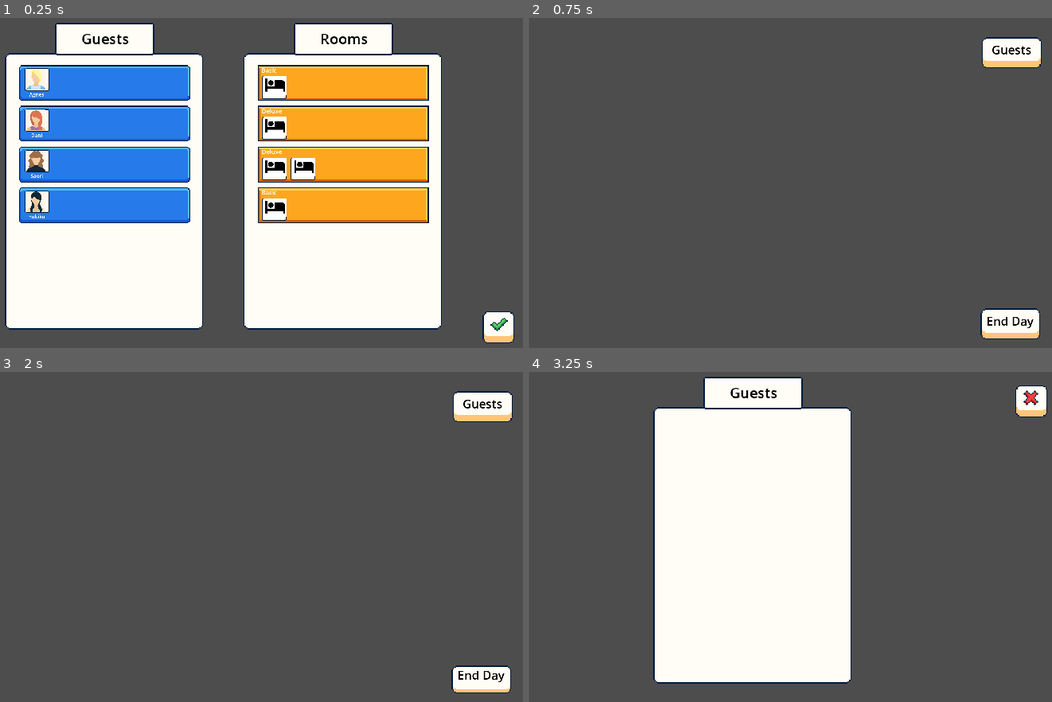
Above: before the commit, frames 1-4 (two rows, left to right).
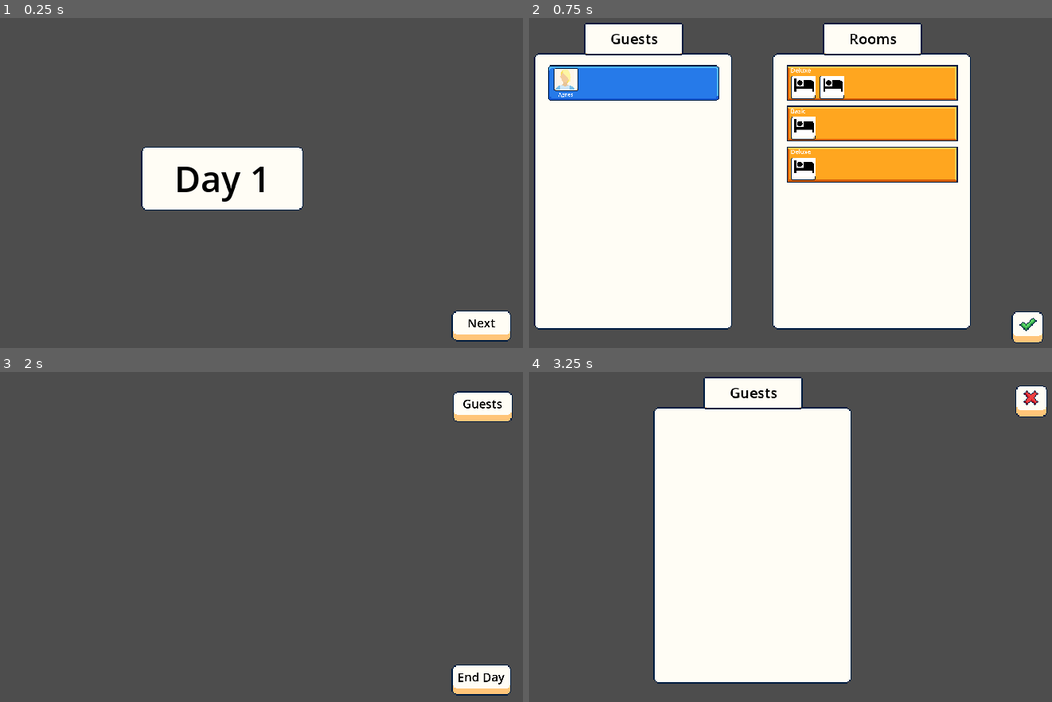
Above: after the commit, the same moments.

Repository: cmclaudet/Hot-Spring-Game
Game: Godot game, scene res://Scenes/main.tscn
The game is run twice, just before and just after one commit, with the same random seed, the same clock (stepped at 60 frames per second) and the same inputs.
Inputs (mouse positions are in pixels of both pictures, inside the frame that each line leads up to):
- Up to frame 1 (0.25 s): no input
- Up to frame 2 (0.75 s): click (1025, 328) at 0.52 s
- Up to frame 3 (2 s): click (496, 682) at 1.27 s
- Up to frame 4 (3.25 s): tap Enter at 2 s; move the mouse to (1010, 408) at 2.02 s; click (1010, 408) at 2.17 s; tap Space at 2.75 s; move the mouse to (623, 563) at 2.77 s; click (623, 563) at 2.92 s

The runs differ from the first frame. In frame 1, 68% of the frame differs, in the area x 0-99%, y 1-99%; in frame 2, 69%; in frame 3, 0.3%; in frame 4, nothing differs.

Commit message:
Add end day button and created multiple day resourcers

Diff:
--- /dev/null
+++ b/Resources/Days/day_1.tres
@@ -0,0 +1,8 @@
+[gd_resource type="Resource" script_class="Day" load_steps=3 format=3 uid="uid://xsrw4aw6cvy4"]
+
+[ext_resource type="Resource" uid="uid://dcd2ghokpc55g" path="res://Resources/Guests/guest_agnes.tres" id="1_6ctat"]
+[ext_resource type="Script" path="res://Scripts/Resources/day.gd" id="1_eg32m"]
+
+[resource]
+script = ExtResource("1_eg32m")
+guests = Array[Resource("res://Scripts/Resources/guest.gd")]([ExtResource("1_6ctat")])
--- /dev/null
+++ b/Resources/Days/day_2.tres
@@ -0,0 +1,9 @@
+[gd_resource type="Resource" script_class="Day" load_steps=4 format=3 uid="uid://cp4g4fvjxf5d4"]
+
+[ext_resource type="Script" path="res://Scripts/Resources/day.gd" id="1_gdmv6"]
+[ext_resource type="Resource" uid="uid://dagphopk3aa38" path="res://Resources/Guests/guest_dani.tres" id="1_sarh5"]
+[ext_resource type="Resource" uid="uid://dovoge8x8twkg" path="res://Resources/Guests/guest_saori.tres" id="2_5dclj"]
+
+[resource]
+script = ExtResource("1_gdmv6")
+guests = Array[Resource("res://Scripts/Resources/guest.gd")]([ExtResource("1_sarh5"), ExtResource("2_5dclj")])
--- /dev/null
+++ b/Resources/Days/day_3.tres
@@ -0,0 +1,8 @@
+[gd_resource type="Resource" script_class="Day" load_steps=3 format=3 uid="uid://bltygcod5c8u8"]
+
+[ext_resource type="Script" path="res://Scripts/Resources/day.gd" id="1_fsa6k"]
+[ext_resource type="Resource" uid="uid://bt6tp45rwoatv" path="res://Resources/Guests/guest_yukiko.tres" id="1_ixe6j"]
+
+[resource]
+script = ExtResource("1_fsa6k")
+guests = Array[Resource("res://Scripts/Resources/guest.gd")]([ExtResource("1_ixe6j")])
--- a/Scenes/Matching/matching.tscn
+++ b/Scenes/Matching/matching.tscn
@@ -1,14 +1,7 @@
-[gd_scene load_steps=14 format=3 uid="uid://da0jok8d622mq"]
+[gd_scene load_steps=7 format=3 uid="uid://da0jok8d622mq"]
 
 [ext_resource type="Script" path="res://Scripts/Matching/matching.gd" id="1_1wlxi"]
 [ext_resource type="PackedScene" uid="uid://dh1c6bd54stoo" path="res://Scenes/Matching/book_page.tscn" id="1_t234y"]
-[ext_resource type="Resource" uid="uid://dcd2ghokpc55g" path="res://Resources/Guests/guest_agnes.tres" id="2_4cswh"]
-[ext_resource type="Resource" uid="uid://dovoge8x8twkg" path="res://Resources/Guests/guest_saori.tres" id="2_yuwi7"]
-[ext_resource type="Resource" uid="uid://dagphopk3aa38" path="res://Resources/Guests/guest_dani.tres" id="3_gcwb8"]
-[ext_resource type="Resource" uid="uid://bt6tp45rwoatv" path="res://Resources/Guests/guest_yukiko.tres" id="4_q4orv"]
-[ext_resource type="Resource" uid="uid://mf8m1v1fmebc" path="res://Resources/Rooms/room_single_basic.tres" id="6_iplid"]
-[ext_resource type="Resource" uid="uid://vyk7knu378vy" path="res://Resources/Rooms/room_double_deluxe.tres" id="7_7rjm4"]
-[ext_resource type="Resource" uid="uid://pcwjypr160va" path="res://Resources/Rooms/room_queen_deluxe.tres" id="8_84h6a"]
 [ext_resource type="Texture2D" uid="uid://dxvxq6apw2xmu" path="res://Art/Complete_GUI_Essential_Pack_Free_Version/01_Basic_Collection/01_Flat_Theme/Sprites/UI_Flat_Button_Small_Release_02a4.png" id="11_2wyrs"]
 [ext_resource type="Texture2D" uid="uid://btg836gwpfg8a" path="res://Art/Complete_GUI_Essential_Pack_Free_Version/01_Basic_Collection/01_Flat_Theme/Sprites/UI_Flat_Button_Small_Press_02a2.png" id="13_3et5f"]
 [ext_resource type="Texture2D" uid="uid://d0544mtup7b3n" path="res://Art/Complete_GUI_Essential_Pack_Free_Version/01_Basic_Collection/01_Flat_Theme/Sprites/UI_Flat_Button_Small_Release_02a1.png" id="13_si5sg"]
@@ -23,8 +16,6 @@
 grow_horizontal = 2
 grow_vertical = 2
 script = ExtResource("1_1wlxi")
-guests = Array[Resource("res://Scripts/Resources/guest.gd")]([ExtResource("2_4cswh"), ExtResource("3_gcwb8"), ExtResource("2_yuwi7"), ExtResource("4_q4orv")])
-rooms = Array[Resource("res://Scripts/Resources/room.gd")]([ExtResource("6_iplid"), ExtResource("7_7rjm4"), ExtResource("8_84h6a"), ExtResource("6_iplid")])
 guest_container = NodePath("BookPageGuest/TextureRect/ScrollContainer/VBoxContainer")
 room_container = NodePath("BookPageRooms/TextureRect/ScrollContainer/VBoxContainer")
 
--- /dev/null
+++ b/Scenes/day_intro.tscn
@@ -0,0 +1,76 @@
+[gd_scene load_steps=5 format=3 uid="uid://cvp05o02d0crn"]
+
+[ext_resource type="Texture2D" uid="uid://c0xxnbxl8lnkn" path="res://Art/Complete_GUI_Essential_Pack_Free_Version/01_Basic_Collection/01_Flat_Theme/Sprites/UI_Flat_Button_Medium_Lock_02a3.png" id="1_qfpva"]
+[ext_resource type="Script" path="res://Scripts/day_intro.gd" id="1_sap5x"]
+[ext_resource type="PackedScene" uid="uid://clottyp36sw47" path="res://Scenes/Shared/ui_button_text.tscn" id="2_ynkh2"]
+
+[sub_resource type="LabelSettings" id="LabelSettings_p2ev7"]
+font_size = 36
+font_color = Color(0, 0, 0, 1)
+
+[node name="DayIntro" type="Control" node_paths=PackedStringArray("day_text")]
+layout_mode = 3
+anchor_left = -0.5
+anchor_top = -0.5
+anchor_right = 0.5
+anchor_bottom = 0.5
+grow_horizontal = 2
+grow_vertical = 2
+script = ExtResource("1_sap5x")
+day_text = NodePath("NinePatchRect/Label")
+
+[node name="NinePatchRect" type="NinePatchRect" parent="."]
+layout_mode = 1
+anchors_preset = 8
+anchor_left = 0.5
+anchor_top = 0.5
+anchor_right = 0.5
+anchor_bottom = 0.5
+offset_left = -82.0
+offset_top = -45.0
+offset_right = 81.0
+offset_bottom = 19.0
+grow_horizontal = 2
+grow_vertical = 2
+texture = ExtResource("1_qfpva")
+region_rect = Rect2(0, 6, 64, 26)
+patch_margin_left = 5
+patch_margin_top = 5
+patch_margin_right = 5
+patch_margin_bottom = 5
+
+[node name="Label" type="Label" parent="NinePatchRect"]
+layout_mode = 1
+anchors_preset = 8
+anchor_left = 0.5
+anchor_top = 0.5
+anchor_right = 0.5
+anchor_bottom = 0.5
+offset_left = -72.0
+offset_top = -25.0
+offset_right = 72.0
+offset_bottom = 25.0
+grow_horizontal = 2
+grow_vertical = 2
+text = "Day 1"
+label_settings = SubResource("LabelSettings_p2ev7")
+horizontal_alignment = 1
+vertical_alignment = 1
+
+[node name="NextUiButton" parent="." instance=ExtResource("2_ynkh2")]
+layout_mode = 1
+anchors_preset = 3
+anchor_top = 1.0
+anchor_bottom = 1.0
+offset_left = -90.0
+offset_top = -60.0
+offset_right = -30.0
+offset_bottom = -29.0
+grow_vertical = 0
+
+[node name="Label" parent="NextUiButton/Button" index="0"]
+text = "Next"
+
+[connection signal="button_selected" from="NextUiButton/Button" to="." method="_on_button_button_selected"]
+
+[editable path="NextUiButton"]
--- a/Scenes/main.tscn
+++ b/Scenes/main.tscn
@@ -5,8 +5,9 @@
 [ext_resource type="Script" path="res://Scripts/button_open_guest_ui.gd" id="5_l5yd0"]
 [ext_resource type="Script" path="res://Scripts/button_end_day.gd" id="6_mlxts"]
 
-[node name="Main" type="Node2D"]
+[node name="Main" type="Node2D" node_paths=PackedStringArray("ui_container")]
 script = ExtResource("1_db02v")
+ui_container = NodePath("Control")
 
 [node name="Control" type="Control" parent="."]
 layout_mode = 3
@@ -29,9 +30,9 @@
 anchor_top = 1.0
 anchor_bottom = 1.0
 offset_left = -90.0
-offset_top = -62.0
+offset_top = -60.0
 offset_right = -30.0
-offset_bottom = -31.0
+offset_bottom = -29.0
 grow_vertical = 0
 script = ExtResource("6_mlxts")
 button = NodePath("Button")
@@ -49,5 +50,7 @@
 
 [node name="Camera2D" type="Camera2D" parent="."]
 
+[connection signal="signal_end_day" from="Control/EndDayUiButton" to="." method="_on_end_day_ui_button_signal_end_day"]
+
 [editable path="Control/GuestOpenUiButton"]
 [editable path="Control/EndDayUiButton"]
--- a/Scripts/Matching/matching.gd
+++ b/Scripts/Matching/matching.gd
@@ -2,8 +2,6 @@
 
 signal matching_complete()
 
-@export var guests : Array[Guest]
-@export var rooms : Array[Room]
 @export var guest_container : BoxContainer
 @export var room_container : BoxContainer
 
@@ -16,7 +14,7 @@
 
 var lines : Array[Line2D]
 
-func _ready():
+func init(guests : Array[Guest], rooms : Array[Room]):
 	for guest in guests:
 		var guest_panel = guest_panel_scene.instantiate()
 		guest_panel.init(guest)
--- /dev/null
+++ b/Scripts/Resources/day.gd
@@ -0,0 +1,3 @@
+class_name Day extends Resource
+
+@export var guests : Array[Guest]
--- /dev/null
+++ b/Scripts/Util/signal_util.gd
@@ -0,0 +1,6 @@
+class_name SignalUtil
+
+static func disconnect_all_signals(object : Object, obj_signal : Signal):
+	var connections = object.get_signal_connection_list(obj_signal.get_name())
+	for connection in connections:
+		obj_signal.disconnect(connection["callable"])
--- a/Scripts/button_end_day.gd
+++ b/Scripts/button_end_day.gd
@@ -1,4 +1,6 @@
 extends Control
+
+signal signal_end_day
 
 @export var button : NinePatchRectButton
 
@@ -6,6 +8,4 @@
 	button.button_selected.connect(self.end_day)
 
 func end_day():
-	# This is where you would put the code to end the day
-	# For now, we'll just print a message
-	print("Day ended")
+	emit_signal("signal_end_day")
--- /dev/null
+++ b/Scripts/day_intro.gd
@@ -0,0 +1,13 @@
+class_name DayIntro extends Control
+
+signal signal_day_intro_closed
+
+@export var day_text : Label
+
+func init(day : int):
+	day_text.text = "Day " + str(day)
+	SignalUtil.disconnect_all_signals(self, signal_day_intro_closed)
+
+func _on_button_button_selected():
+	emit_signal("signal_day_intro_closed")
+	hide()
--- /dev/null
+++ b/Scripts/game_manager.gd
@@ -0,0 +1,55 @@
+extends Node
+
+signal signal_start_day
+signal signal_end_game
+signal signal_matching_complete
+
+var day_intro_scene = preload("res://Scenes/day_intro.tscn")
+var day_intro_scene_instance
+
+var matching_scene = preload("res://Scenes/Matching/matching.tscn")
+var matching_scene_instance
+
+func start_day(day : int):
+	var day_resource = get_day_resource(day)
+	if day_resource == null:
+		end_game()
+		return
+
+	if day_intro_scene_instance != null:
+		day_intro_scene_instance.init(day)
+		day_intro_scene_instance.show()
+		day_intro_scene_instance.signal_day_intro_closed.connect(on_day_intro_closed.bind(day_resource))
+	else:
+		day_intro_scene_instance = day_intro_scene.instantiate()
+		day_intro_scene_instance.init(day)
+		day_intro_scene_instance.signal_day_intro_closed.connect(on_day_intro_closed.bind(day_resource))
+		get_tree().get_root().add_child(day_intro_scene_instance)
+	emit_signal("signal_start_day")
+
+func end_day():
+	StateService.end_day()
+	StateService.remove_guests()
+	start_day(StateService.state.day)
+
+func on_day_intro_closed(day : Day):
+	var guests = day.guests
+	if guests.size() > 0:
+		start_matching(guests, StateService.state.available_rooms)
+
+func get_day_resource(day : int) -> Day:
+	var day_resource = LoaderUtil.load_day(day)
+	return day_resource
+
+func start_matching(guests : Array[Guest], rooms : Array[Room]):
+	matching_scene_instance = matching_scene.instantiate()
+	matching_scene_instance.init(guests, rooms)
+	matching_scene_instance.matching_complete.connect(on_matching_complete)
+	get_tree().get_root().add_child(matching_scene_instance)
+
+func on_matching_complete():
+	emit_signal("signal_matching_complete")
+
+func end_game():
+	print("Game Over")
+	emit_signal("signal_end_game")
--- /dev/null
+++ b/Scripts/loader_util.gd
@@ -0,0 +1,23 @@
+class_name LoaderUtil
+
+static func load_day(day_number : int):
+	var path = "res://Resources/Days/day_" + str(day_number) + ".tres"
+	var day_resource = ResourceLoader.load(path)
+	return day_resource
+
+static func load_rooms():
+	var rooms_path = "res://Resources/Rooms"
+	var room_dir = DirAccess.open(rooms_path)
+	var rooms : Array[Room] = []
+
+	if room_dir:
+		room_dir.list_dir_begin()
+		var file_name = room_dir.get_next()
+		while file_name != "":
+			if file_name.begins_with("room_"):
+				var room_path = rooms_path + "/" + file_name
+				var room_resource = ResourceLoader.load(room_path)
+				rooms.append(room_resource)
+			file_name = room_dir.get_next()
+
+	return rooms
--- a/Scripts/main.gd
+++ b/Scripts/main.gd
@@ -1,14 +1,19 @@
 extends Node2D
 
-var matching_scene = preload("res://Scenes/Matching/matching.tscn")
-var matching_scene_instance
+@export var ui_container : Control
 
 func _ready():
-	open_book()
+	ui_container.hide()
+	init_state()
+	GameManager.signal_start_day.connect(ui_container.hide)
+	GameManager.signal_matching_complete.connect(ui_container.show)
+	GameManager.signal_end_game.connect(ui_container.hide)
 
-func open_book():
-	var scene_instance = matching_scene.instantiate()
-	matching_scene_instance = scene_instance
-	matching_scene_instance.matching_complete.connect(show)
-	get_tree().get_root().add_child.call_deferred(scene_instance)
-	hide()
+	GameManager.start_day.call_deferred(StateService.state.day)
+
+func init_state():
+	StateService.state.day = 1
+	StateService.state.available_rooms = LoaderUtil.load_rooms()
+
+func _on_end_day_ui_button_signal_end_day():
+	GameManager.end_day()
--- a/Scripts/state_service.gd
+++ b/Scripts/state_service.gd
@@ -20,6 +20,17 @@
 
 	state.guests.append_array(new_guests)
 
+func end_day():
+	state.day += 1
+	for guest in state.guests:
+		guest.days_stayed += 1
+
 func remove_guests():
-	# todo compare guest stay duration with guest days stayed, remove those that should leave
-	pass
+	var guests_to_remove : Array[GuestState] = []
+	for guest in state.guests:
+		if guest.days_stayed >= guest.guest.stay_duration:
+			guests_to_remove.append(guest)
+
+	for guest in guests_to_remove:
+		state.available_rooms.append(guest.room)
+		state.guests.erase(guest)
--- a/project.godot
+++ b/project.godot
@@ -18,6 +18,7 @@
 [autoload]
 
 StateService="*res://Scripts/state_service.gd"
+GameManager="*res://Scripts/game_manager.gd"
 
 [display]
 
